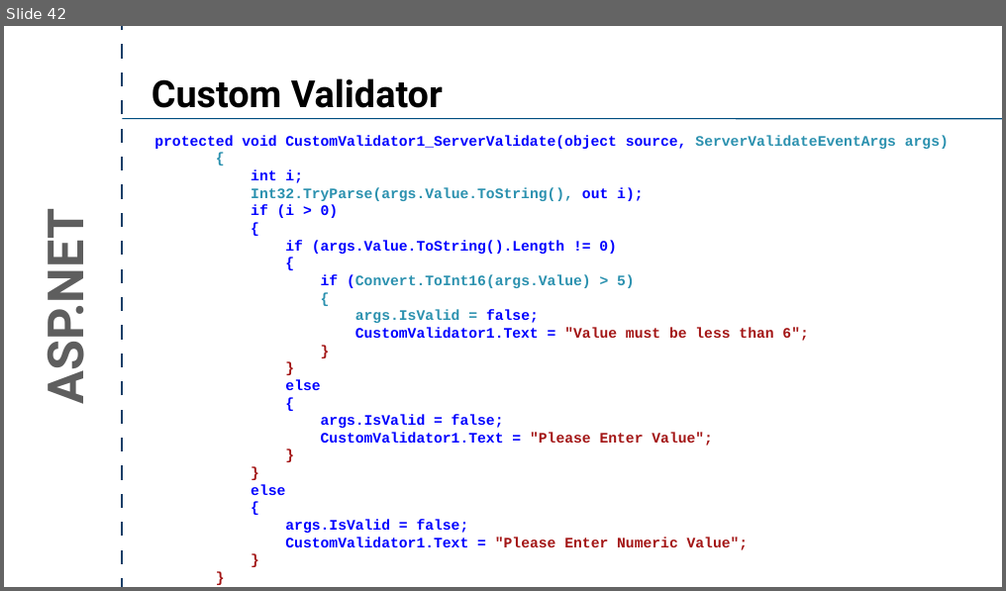
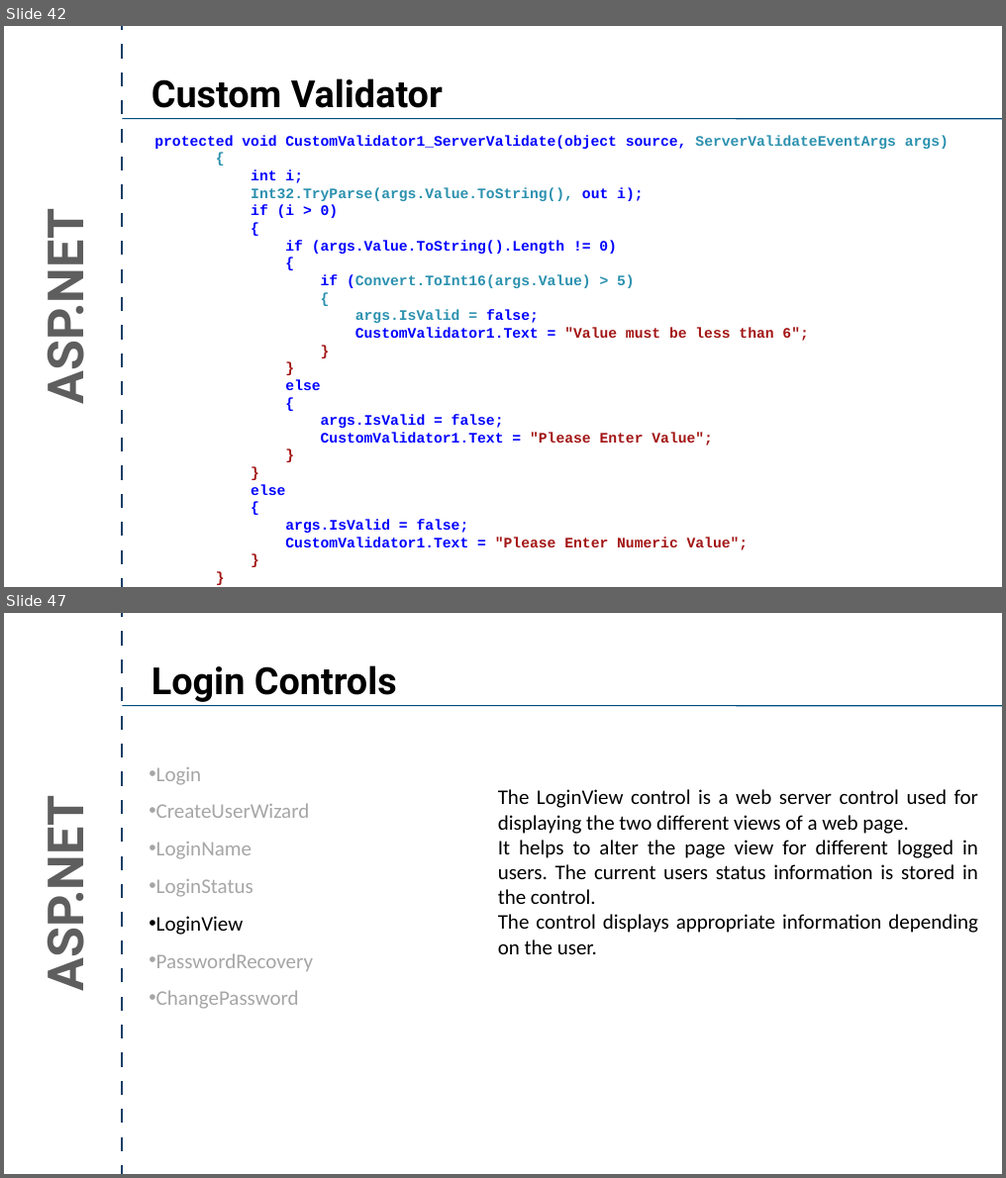
Before and after one commit to crpatel/DotNetMaterial, a slide deck: Unit 8.pptx. Shown one above the other, each under a label of ours: slide 42 before the commit, slides 42 and 47 after it; the slides between them are not shown. The pictures are 1006x591 and 1006x1178 pixels, drawn with LibreOffice and Linux fonts; fonts in the diff are those of the drawing. Boxes give left, top, right and bottom in pixels: in the first picture for what was removed or moved away, otherwise in the second. Text is boxed around its words. In the diff, an @@ line names an element or a change of style, - is before the commit and + after.

```diff
--- a/Unit 8.pptx
+++ b/Unit 8.pptx
@@ slide 47 added at <box>4,613,1002,1174</box>, background #FFFFFF @@
@@ line added from (122, 1174) to (122, 613), #183E67 4.5 pt @@
@@ text added at <box>152,665,397,702</box>, 72 pt, text #000000, bold @@
+Login Controls
@@ line added from (122, 706) to (1002, 706), #004D80 2 pt @@
@@ text added at <box>156,767,313,1009</box>, 40 pt, text #A6A6A6 @@
+• Login
+• CreateUserWizard
+• LoginName
+• LoginStatus
+• LoginView
+• PasswordRecovery
+• ChangePassword
@@ text added at <box>498,789,978,955</box>, 40 pt, text #000000 @@
+The LoginView control is a web server control used for displaying the two different views of a web page.
+It helps to alter the page view for different logged in users. The current users status information is stored in the control.
+The control displays appropriate information depending on the user.
@@ text added at <box>31,815,96,986</box>, 96 pt, text #5E5E5E, bold @@
+ASP.NET
```
Also in this commit, not shown: 6 other slides added, 3 other files.
